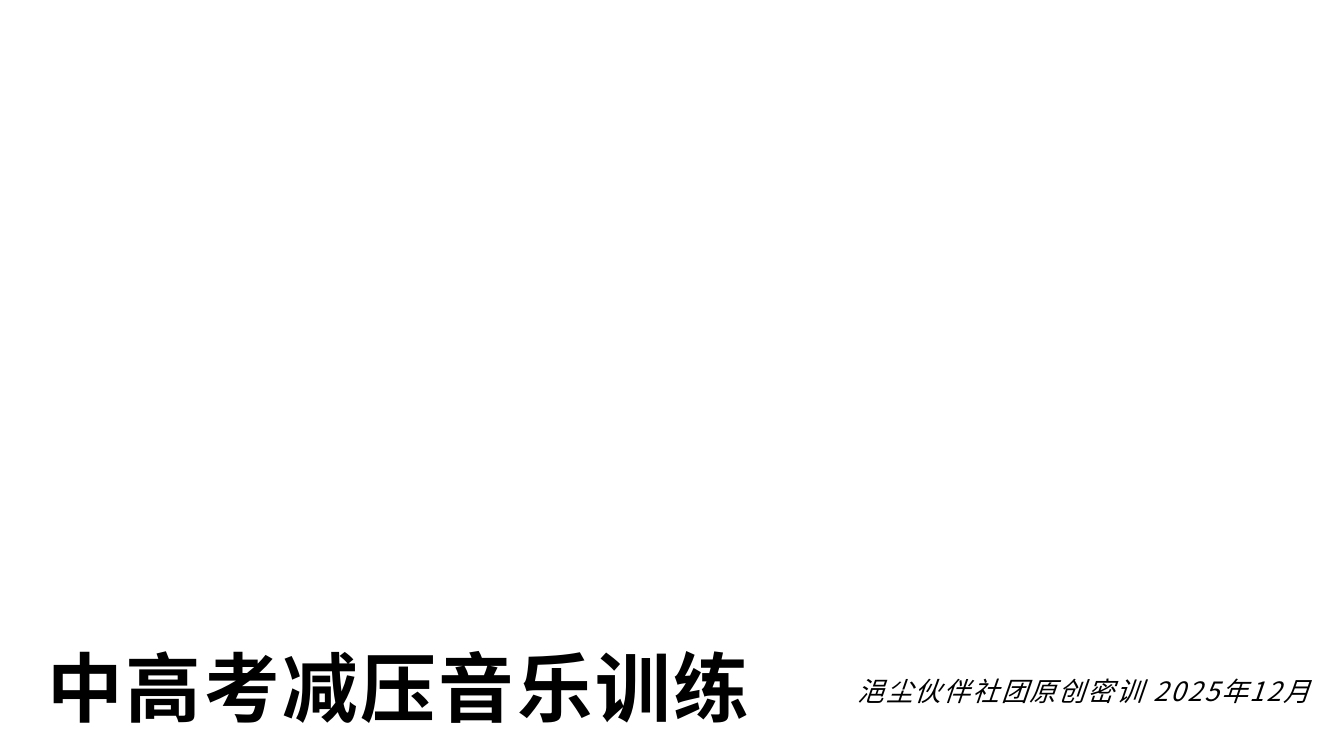
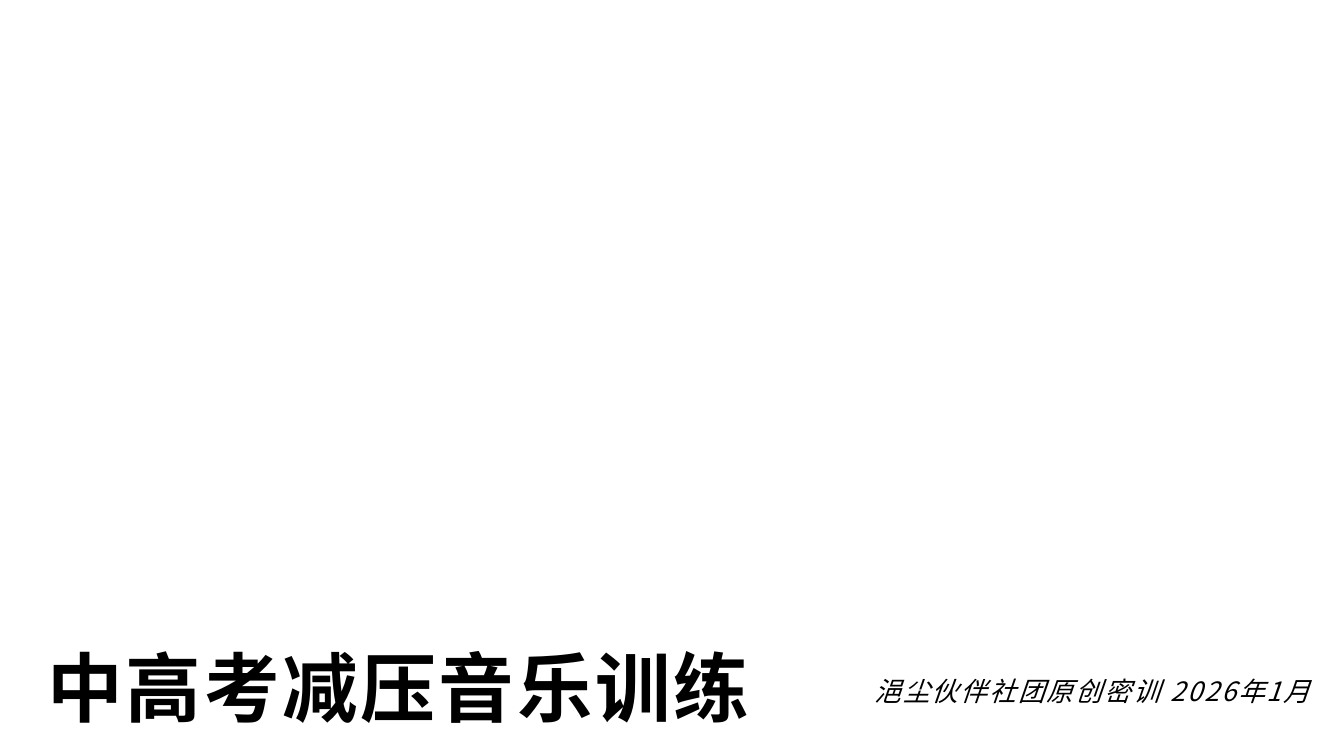
Before and after one commit to panxibei/writing, a slide deck: slide 1 of 44_心理学/30_浥尘伙伴社团原创：中高考音乐减压心理训练/PPT制作素材/浥尘伙伴社团原创：中高考音乐减压心理训练.pptx. Drawn at 1344x756 pixels with LibreOffice and Linux fonts; fonts in the diff are those of the drawing; background and template pictures are left out. Boxes give left, top, right and bottom in pixels: in the first picture for what was removed or moved away, otherwise in the second. Text is boxed around its words. In the diff, an @@ line names an element or a change of style, - is before the commit and + after.

```diff
--- a/44_心理学/30_浥尘伙伴社团原创：中高考音乐减压心理训练/PPT制作素材/浥尘伙伴社团原创：中高考音乐减压心理训练.pptx
+++ b/44_心理学/30_浥尘伙伴社团原创：中高考音乐减压心理训练/PPT制作素材/浥尘伙伴社团原创：中高考音乐减压心理训练.pptx
@@ subtitle at bbox=[874, 678, 1310, 703]: text changed @@
-浥尘伙伴社团原创密训 2025年12月
+浥尘伙伴社团原创密训 2026年1月
```
Also in this commit, not shown: 32 other slides changed.
